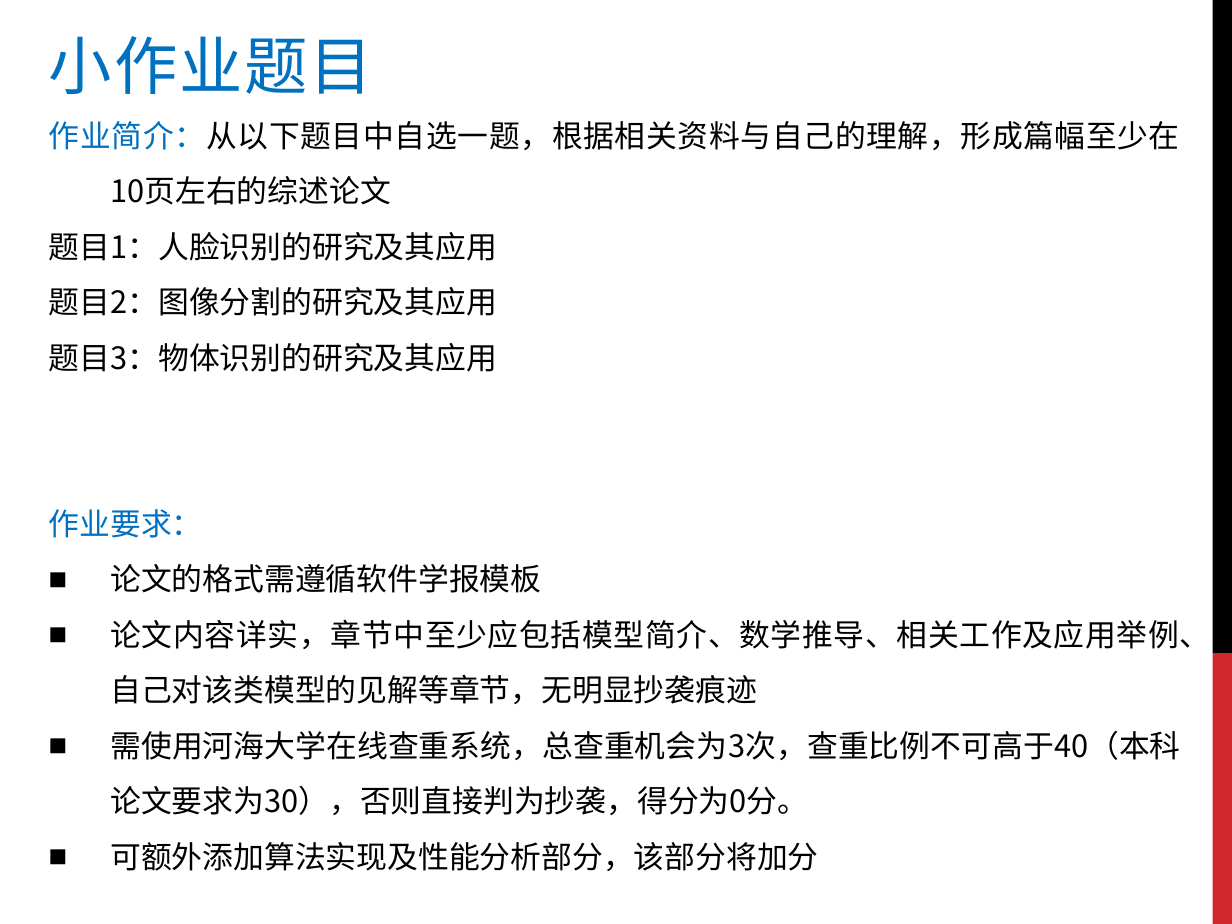
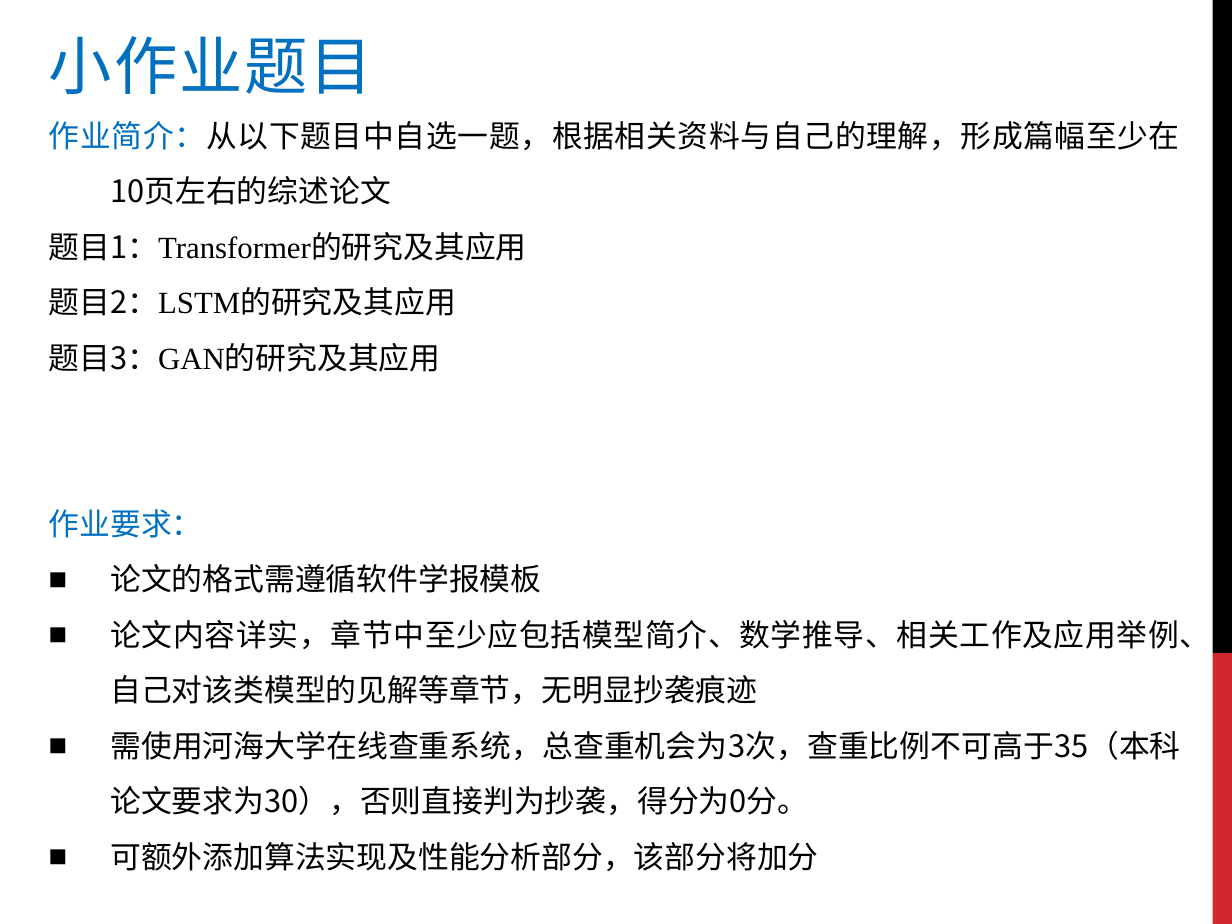
Before and after one commit to wuyirui/wuyirui.github.io, a slide deck: slide 2 of ppt/CSHomework.pptx. Drawn at 1232x924 pixels with LibreOffice and Linux fonts; fonts in the diff are those of the drawing. Boxes give left, top, right and bottom in pixels: in the first picture for what was removed or moved away, otherwise in the second. Text is boxed around its words. In the diff, an @@ line names an element or a change of style, - is before the commit and + after.

```diff
--- a/ppt/CSHomework.pptx
+++ b/ppt/CSHomework.pptx
@@ text at [49, 232, 527, 372]: text changed @@
-题目1：人脸识别的研究及其应用
-题目2：图像分割的研究及其应用
-题目3：物体识别的研究及其应用
+题目1：Transformer的研究及其应用
+题目2：LSTM的研究及其应用
+题目3：GAN的研究及其应用
@@ text at [110, 730, 1180, 815]: text changed @@
-■ 需使用河海大学在线查重系统，总查重机会为3次，查重比例不可高于40（本科论文要求为30），否则直接判为抄袭，得分为0分。
+■ 需使用河海大学在线查重系统，总查重机会为3次，查重比例不可高于35（本科论文要求为30），否则直接判为抄袭，得分为0分。
```
Also in this commit, not shown: 3 other slides changed, 8 other files.
